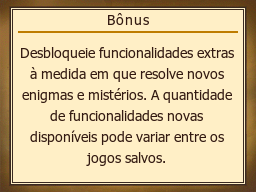
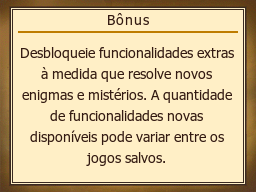
The second (256, 192) image is a revision of the first. Changes to its layers:
painted on "Visível" over left=30, top=67, right=224, bottom=82
painted on "Desbloqueie funcionalidades ex..." over left=30, top=67, right=224, bottom=82
